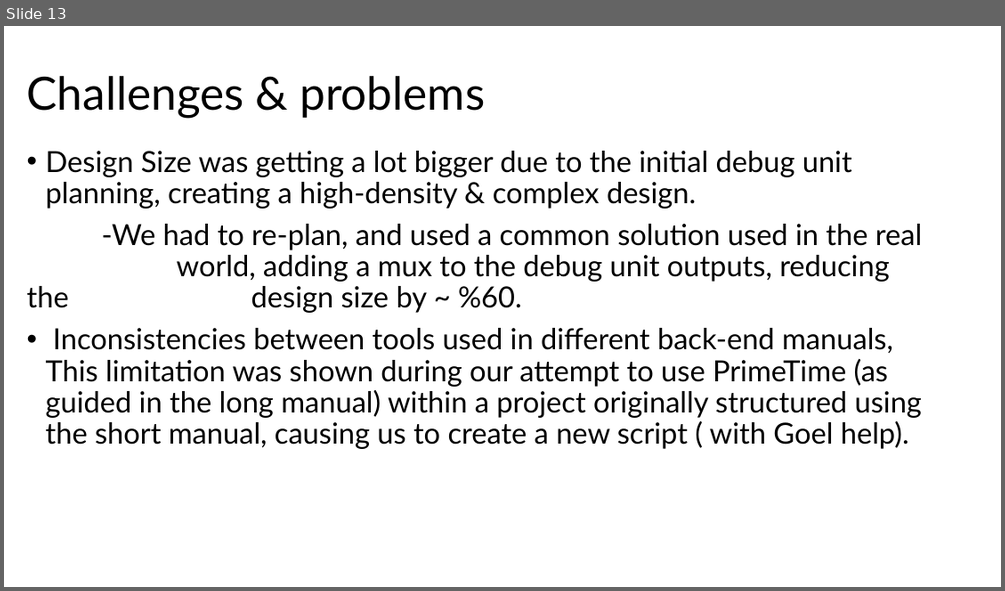
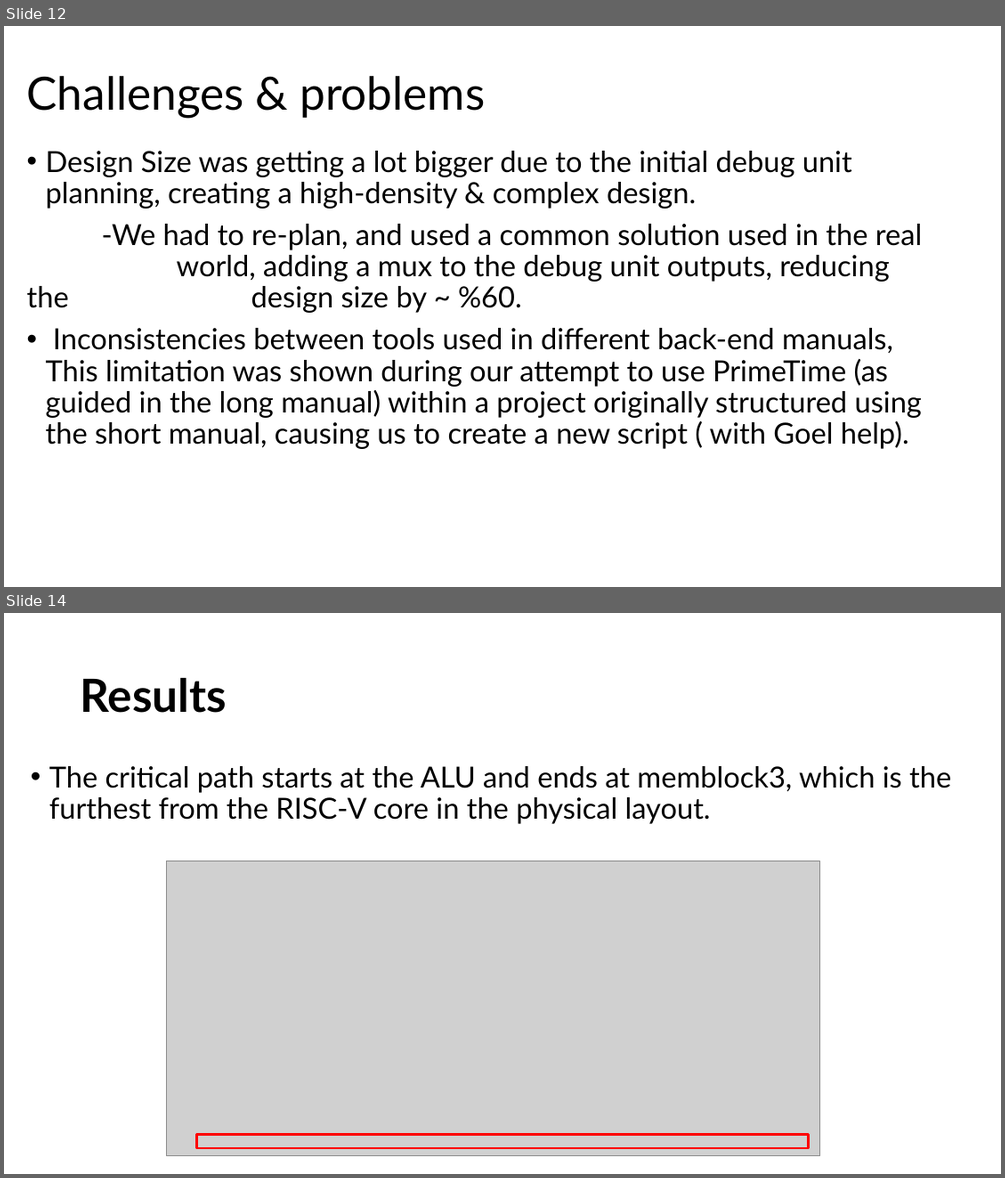
Before and after one commit to muhammad0bi/044169_project_B, a slide deck: Presintaions and Reports/Final presntaion VLSI.pptx. Shown one above the other, each under a label of ours: slide 13 before the commit, slides 12 and 14 after it; the slides between them are not shown. The pictures are 1005x591 and 1005x1178 pixels, drawn with LibreOffice and Linux fonts; fonts in the diff are those of the drawing; grey boxes stand for pictures. Boxes give left, top, right and bottom in pixels: in the first picture for what was removed or moved away, otherwise in the second. Text is boxed around its words. In the diff, an @@ line names an element or a change of style, - is before the commit and + after.

Commit message:
instructionLoad simulation opcode picture updated, final presentation updated

```diff
--- a/Presintaions and Reports/Final presntaion VLSI.pptx
+++ b/Presintaions and Reports/Final presntaion VLSI.pptx
@@ slide 14 added at bbox=[4, 613, 1001, 1174], background #FFFFFF @@
@@ title added at bbox=[80, 678, 226, 713], 44 pt, text #000000, bold @@
+Results
@@ text added at bbox=[49, 766, 951, 824], 28 pt, text #000000 @@
+• The critical path starts at the ALU and ends at memblock3, which is the furthest from the RISC-V core in the physical layout.
@@ picture added at bbox=[166, 860, 820, 1156] @@
@@ rectangle added at bbox=[197, 1135, 809, 1148], outline #FF0000 2.25 pt @@
@@ what was slide 13 is now slide 12 @@
```
Also in this commit, not shown: 4 slides changed, 3 other slides added, 1 slide removed, 1 other file.
